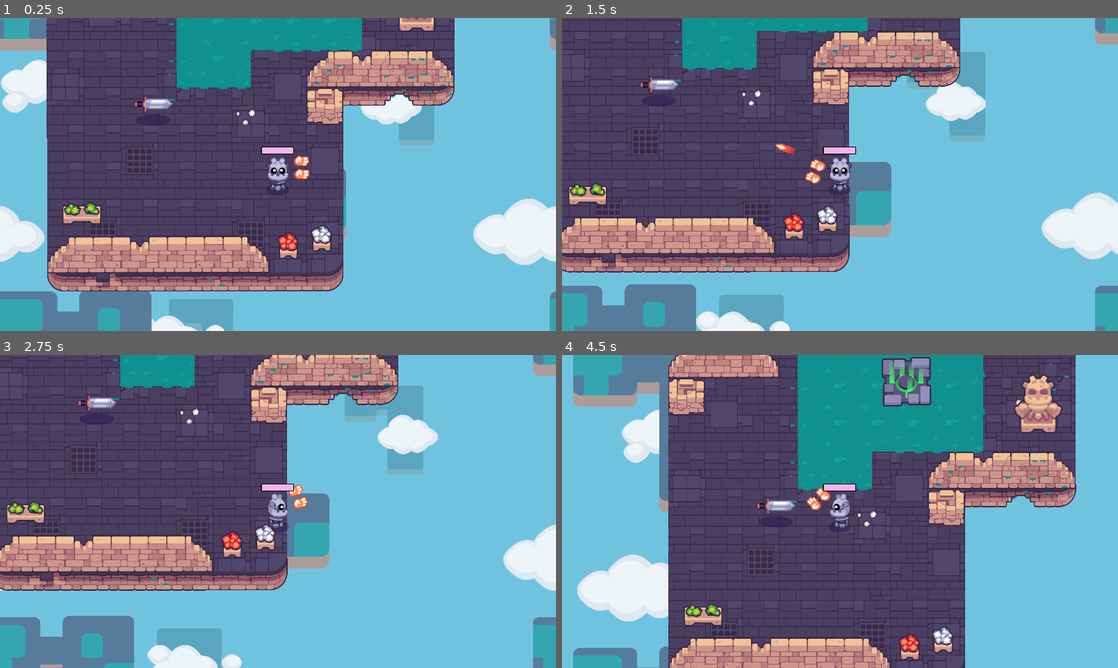
Above: before the commit, frames 1-4 (two rows, left to right).
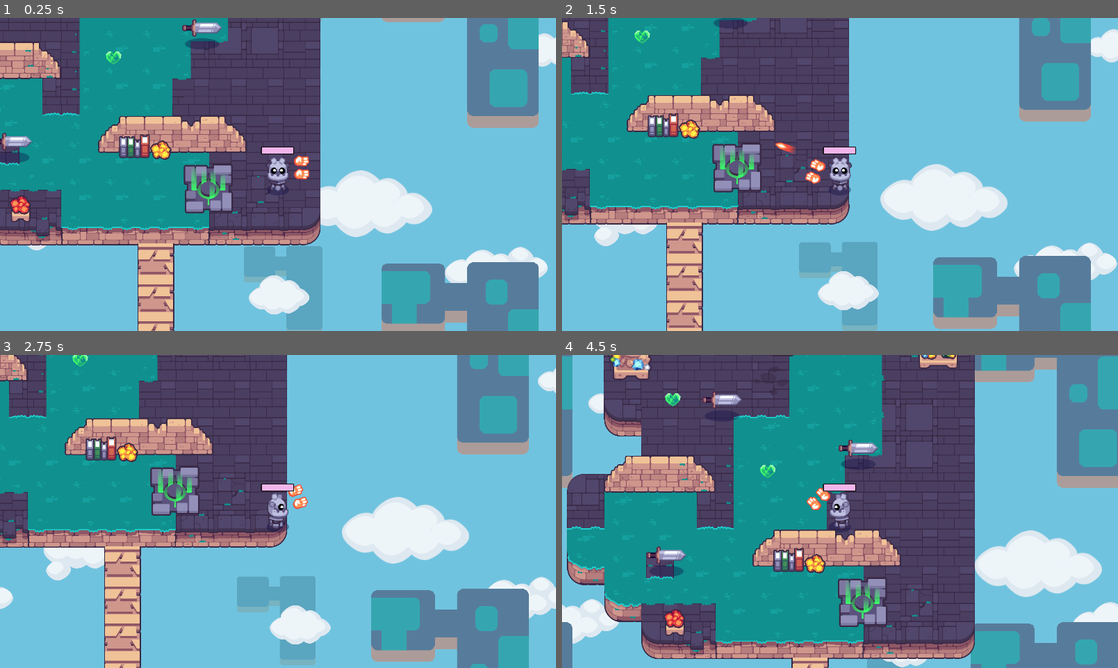
Above: after the commit, the same moments.

Repository: yokitann/Path-of-Sorcerers-Game-
Game: Godot game, scene res://world.tscn
Same seed, same stepped clock (60 frames per second), same inputs: the game is played once before the commit and once after it. The project has no main scene, so this scene is started directly.
Inputs (mouse positions are in pixels of both pictures, inside the frame that each line leads up to):
- Up to frame 1 (0.25 s): no input
- Up to frame 2 (1.5 s): tap Enter at 0.5 s; move the mouse to (962, 158) at 0.52 s; hold Right (move_right) 0.53-1.28 s; tap E (pick_up) at 0.6 s; click (962, 158) at 0.67 s; move the mouse to (728, 190) at 1.27 s; hold Down (move_down) from 1.28 s (still down); tap Space (shoot) at 1.35 s
- Up to frame 3 (2.75 s): move the mouse to (333, 442) at 2.02 s; release Down (move_down) at 2.03 s; hold Right (move_right) from 2.03 s (still down); tap Z at 2.1 s
- Up to frame 4 (4.5 s): move the mouse to (812, 574) at 2.77 s; release Right (move_right) at 2.78 s; hold Up (move_up) 2.78-3.53 s; tap E (pick_up) at 2.85 s; click (812, 574) at 2.92 s; move the mouse to (1006, 558) at 3.52 s; hold Left (move_left) from 3.53 s (still down); tap Space (shoot) at 3.6 s; move the mouse to (673, 464) at 4.27 s; tap Z at 4.35 s

The runs differ from the first frame. In frame 1, 70% of the frame differs, in the area x 0-100%, y 0-100%; in frame 2, 63%; in frame 3, 61%; in frame 4, 71%.

Commit message:
L14 finished

Diff:
--- a/M10.twin_stick_workbook/end_screen.gd
+++ b/M10.twin_stick_workbook/end_screen.gd
@@ -1,7 +1,7 @@
 class_name EndScreen extends Control
 
+var start_time := Time.get_ticks_msec()
 @onready var timer_label : Label = %Timer
-var start_time := Time.get_ticks_msec()
 
 func end_game() -> void:
 	visible = true
@@ -10,5 +10,4 @@
 	var time_elapsed_msec := end_time - start_time
 	var time_elapsed_sec := snappedf(time_elapsed_msec / 1000.0, 0.1)
 	#converts milliseconds to seconds
-
 	timer_label.text = "Time: " + str(time_elapsed_sec) + "s"
--- a/M10.twin_stick_workbook/end_screen.tscn
+++ b/M10.twin_stick_workbook/end_screen.tscn
@@ -23,20 +23,22 @@
 anchor_bottom = 1.0
 grow_horizontal = 2
 grow_vertical = 2
+size_flags_horizontal = 4
 theme = SubResource("Theme_g3sbg")
 script = ExtResource("1_jqge6")
 
 [node name="PanelContainer" type="PanelContainer" parent="."]
+unique_name_in_owner = true
 layout_mode = 1
 anchors_preset = 8
 anchor_left = 0.5
 anchor_top = 0.5
 anchor_right = 0.5
 anchor_bottom = 0.5
-offset_left = -79.0
-offset_top = -60.0
-offset_right = 221.0
-offset_bottom = 70.0
+offset_left = -247.0
+offset_top = -89.5
+offset_right = 247.0
+offset_bottom = 89.5
 grow_horizontal = 2
 grow_vertical = 2
 
@@ -47,27 +49,27 @@
 [node name="Title" type="Label" parent="PanelContainer/VBoxContainer"]
 layout_mode = 2
 size_flags_horizontal = 4
+theme_override_font_sizes/font_size = 50
 text = "You Won! RAHHHHH"
 
 [node name="Timer" type="Label" parent="PanelContainer/VBoxContainer"]
 unique_name_in_owner = true
 layout_mode = 2
 size_flags_horizontal = 4
+theme_override_font_sizes/font_size = 30
 
-[node name="CenterContainer" type="CenterContainer" parent="PanelContainer/VBoxContainer"]
+[node name="PlayAgainButton" type="Button" parent="PanelContainer/VBoxContainer"]
+unique_name_in_owner = true
 layout_mode = 2
-
-[node name="VBoxContainer" type="VBoxContainer" parent="PanelContainer/VBoxContainer/CenterContainer"]
-layout_mode = 2
-
-[node name="PlayAgainButton" type="Button" parent="PanelContainer/VBoxContainer/CenterContainer/VBoxContainer"]
-layout_mode = 2
+theme_override_font_sizes/font_size = 20
 text = "Play again
 "
 flat = true
 
-[node name="QuitButton" type="Button" parent="PanelContainer/VBoxContainer/CenterContainer/VBoxContainer"]
+[node name="QuitButton" type="Button" parent="PanelContainer/VBoxContainer"]
+unique_name_in_owner = true
 layout_mode = 2
+theme_override_font_sizes/font_size = 20
 text = "Quit
 "
 flat = true
--- a/M10.twin_stick_workbook/player.gd
+++ b/M10.twin_stick_workbook/player.gd
@@ -1,6 +1,6 @@
 class_name Player extends CharacterBody2D
 
-@export var speed := 460.0
+@export var speed := 500.0
 @export var steering_factor := 10.0
 @export var max_health := 100
 @onready var _HealthBar: ProgressBar = %HealthBar
--- a/M10.twin_stick_workbook/player.tscn
+++ b/M10.twin_stick_workbook/player.tscn
@@ -24,6 +24,7 @@
 corner_radius_bottom_left = 4
 
 [node name="Player" type="CharacterBody2D"]
+collision_mask = 66
 motion_mode = 1
 script = ExtResource("1_ews0n")
 
--- a/M10.twin_stick_workbook/teleport.tscn
+++ b/M10.twin_stick_workbook/teleport.tscn
@@ -7,6 +7,7 @@
 size = Vector2(179, 185)
 
 [node name="Teleport" type="Area2D"]
+collision_layer = 0
 
 [node name="CollisionShape2D" type="CollisionShape2D" parent="."]
 position = Vector2(-0.5, 0.5)
--- a/M10.twin_stick_workbook/world.gd
+++ b/M10.twin_stick_workbook/world.gd
@@ -3,8 +3,12 @@
 @onready var _teleporter: Area2D = %Teleport
 @onready var _end_screen: Control = %EndScreen
 
-func ready() -> void:
+func _ready() -> void:
 	_teleporter.body_entered.connect(func (body: Node) -> void:
 		if body is Player:
 			_end_screen.end_game()
 	)
+
+#func _ready() -> void:
+	#await get_tree().create_timer(9.0).timeout
+	#_end_screen.end_game()
--- a/M10.twin_stick_workbook/world.tscn
+++ b/M10.twin_stick_workbook/world.tscn
@@ -82,18 +82,8 @@
 y_sort_enabled = true
 script = ExtResource("1_dxir0")
 
-[node name="EndScreen" parent="." instance=ExtResource("26_u20ij")]
-unique_name_in_owner = true
-
-[node name="CanvasLayer" type="CanvasLayer" parent="."]
-follow_viewport_enabled = true
-
-[node name="Teleport" parent="CanvasLayer" instance=ExtResource("27_3ja88")]
-unique_name_in_owner = true
-position = Vector2(1260.87, 703.433)
-
 [node name="Player" parent="." instance=ExtResource("6_827ny")]
-position = Vector2(1235.48, 1440.27)
+position = Vector2(3172.81, -1835.47)
 
 [node name="RoomA" parent="." instance=ExtResource("1_yov5w")]
 position = Vector2(1912, -2936)
@@ -236,7 +226,7 @@
 shape = SubResource("RectangleShape2D_ny4dc")
 
 [node name="RoomD" parent="." instance=ExtResource("3_vl6be")]
-position = Vector2(437.331, 242.667)
+position = Vector2(384.195, 254.929)
 
 [node name="Pickup" parent="RoomD" instance=ExtResource("8_1f26p")]
 position = Vector2(1071.58, 366.228)
@@ -244,7 +234,7 @@
 item = SubResource("Resource_udahq")
 
 [node name="Mob" parent="RoomD" instance=ExtResource("9_cq0lv")]
-position = Vector2(366.982, 888.421)
+position = Vector2(171.06, 901.085)
 rotation = 0.00114604
 
 [node name="TableSmallRed" type="Sprite2D" parent="RoomD"]
@@ -305,7 +295,18 @@
 tile_map_data = PackedByteArray("AAAJAAEAAAADAAEAAAAJAAAAAAADAAEAAAAJAP//AAADAAEAAAAJAP7/AAADAAEAAAAJAP3/AAADAAEAAAAJAP …(736 unchanged characters)…
 
 [node name="InvisibleWalls" parent="." instance=ExtResource("5_t718d")]
+unique_name_in_owner = true
 visible = false
 tile_map_data = PackedByteArray("AAAKAAAAAAAAAAAAAAAKAP//AAAAAAAAAAAKAP7/AAAAAAAAAAAKAP3/AAAAAAAAAAALAP3/AAAAAAAAAAAMAP …(1456 unchanged characters)…
 
 [node name="BackgroundBlueSky" parent="." instance=ExtResource("7_enpp3")]
+
+[node name="Teleport" parent="." instance=ExtResource("27_3ja88")]
+unique_name_in_owner = true
+position = Vector2(2933.47, -1853.98)
+
+[node name="CanvasLayer" type="CanvasLayer" parent="."]
+
+[node name="EndScreen" parent="CanvasLayer" instance=ExtResource("26_u20ij")]
+unique_name_in_owner = true
+visible = false
